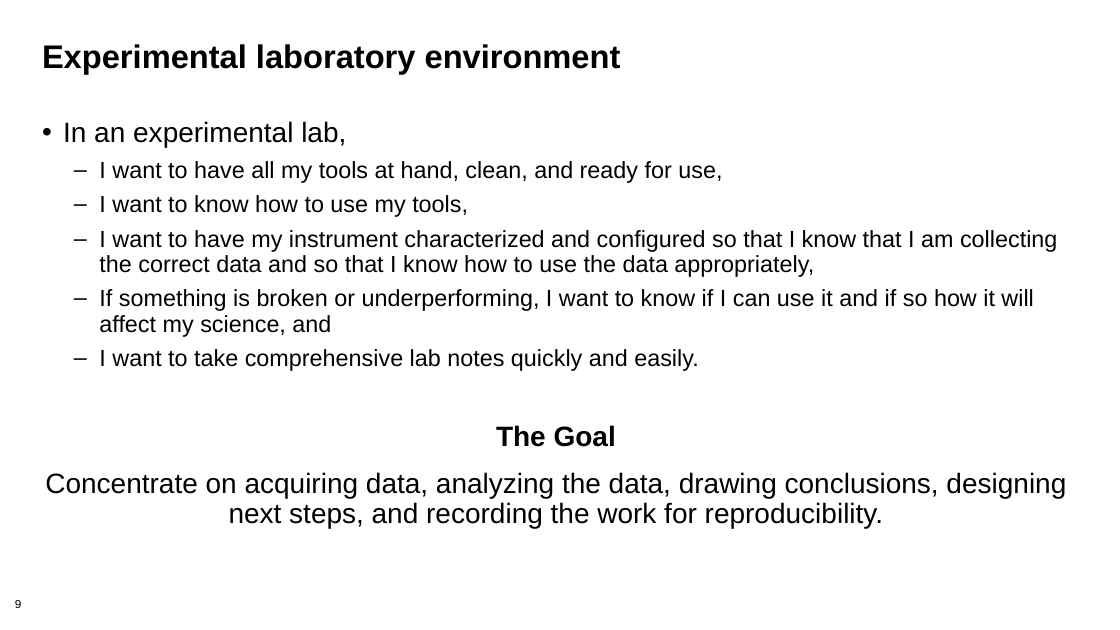
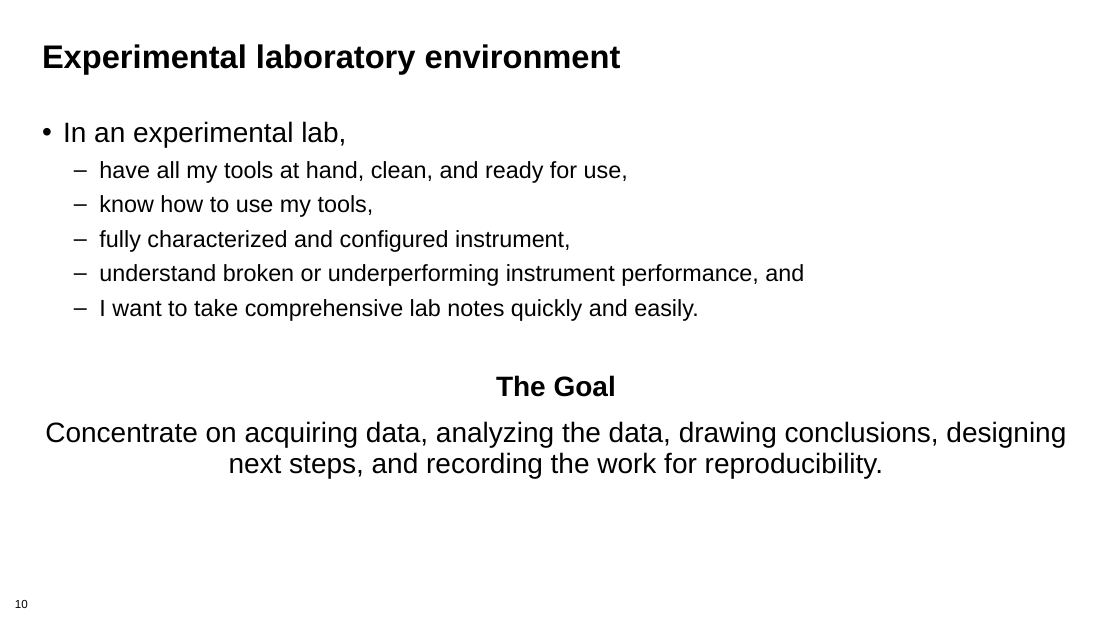
Before and after one commit to bssw-tutorial/presentations, a slide deck: slide 10 of computational-expts.pptx (slide 9 before the commit). Drawn at 1120x630 pixels with LibreOffice and Linux fonts; fonts in the diff are those of the drawing; background and template pictures are left out. Boxes give left, top, right and bottom in pixels: in the first picture for what was removed or moved away, otherwise in the second. Text is boxed around its words. In the diff, an @@ line names an element or a change of style, - is before the commit and + after.

```diff
--- a/computational-expts.pptx
+++ b/computational-expts.pptx
@@ text at <box>99,161,804,286</box>: text changed @@
-  – I want to have all my tools at hand, clean, and ready for use,
-  – I want to know how to use my tools,
-  – I want to have my instrument characterized and configured so that I know that I am collecting the correct data and so that I know how to use the data appropriately,
-  – If something is broken or underperforming, I want to know if I can use it and if so how it will affect my science, and
+  – have all my tools at hand, clean, and ready for use,
+  – know how to use my tools,
+  – fully characterized and configured instrument,
+  – understand broken or underperforming instrument performance, and
@@ page number at <box>15,600,28,608</box>: text changed @@
-9
+10
```
Also in this commit, not shown: 12 other slides changed, 3 slides added, 2 slides removed.
